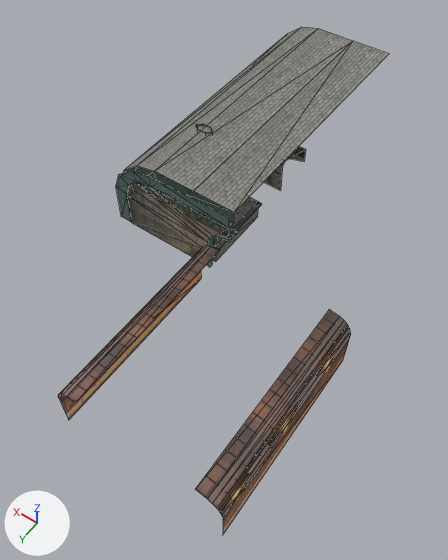
What one commit did to the FBX model traingame/Assets/3d_Models/raw_3d_FBX/station_march_7_2016.FBX.
The view is the same before and after, from a camera (50 mm lens) standing at (-46.9, 17.9, 37.6) and looking at (-29.5, -6.5, -0.7). Lighting does not change. The marker at lower left points along +X, +Y and +Z. Mesh edges are drawn as thin lines on the coarser meshes. Where no turn or scale is listed for an object, it has been applied to the vertices.

In view in the first picture: 'st_base', 'st_big_arch', 'st_body', 'st_l_wall', 'st_tunnel', 'st_tunnel_left'.
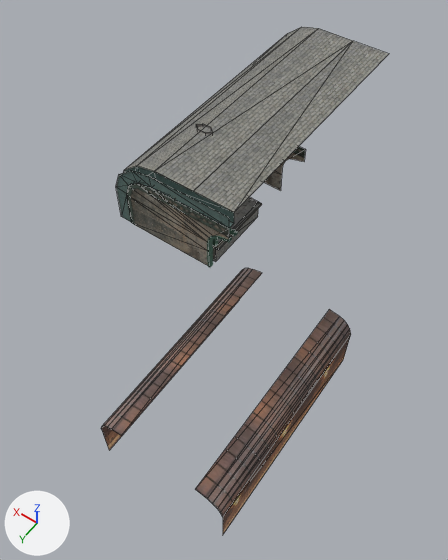
The change, as a list of edits to the scene's bpy script:
```text
Change ob_st_tunnel:
    ob_st_tunnel.location: (-28.68, 1.63, 1.18) -> (-32.33, 1.63, 1.18)
```

Location of each change, [x1, y1, x2, y2] in pixels of the pictures (448 x 560 px):
'st_tunnel', moved
    before: [58, 246, 220, 420]
    after: [101, 268, 262, 450]
